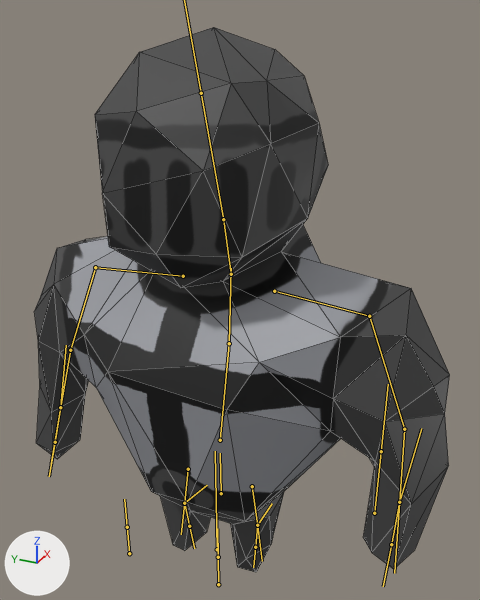
Before and after pictures for a commit that changed the FBX model Assets/Models/Player/Player.fbx.
The view is the same before and after, from a camera (50 mm lens) standing at (-1.848, -0.935, 2.084) and looking at (0.116, -0.051, 1.102). Every picture has the same lights, and +X, +Y and +Z are marked at lower left. Both versions are drawn at frame 1 of the action 'ArmatureHero|HeroAttack.002'; the numbers are the values there. The bones that bend it are drawn over the model as lines. Mesh edges are drawn as thin lines.

Names of what the first picture shows: 'Hero'.
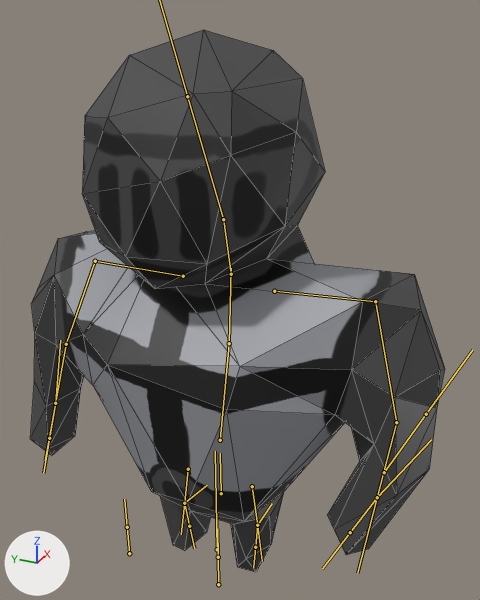
What the commit changed:
Bone 'Hand.001.L' (bone_hand_001_l) turns from (0, 2, 3) to (-5, -11, -5) degrees about its own x, y and z.
Bone 'Hand.002.L' (bone_hand_002_l) turns from (0, 0, 0) to (9, 1, -1) degrees about its own x, y and z.
Bone 'Hand.003.L' (bone_hand_003_l) turns from (0, 0, 0) to (6, 0, 2) degrees about its own x, y and z.
Bone 'Head.001' (bone_head_001) turns from (0, 0, 0) to (-4, -13, 4) degrees about its own x, y and z.
Bone 'Hand.001.R' (bone_hand_001_r) turns from (0, -2, 3) to (5, -1, 3) degrees about its own x, y and z.
Bone 'Hand.002.R' (bone_hand_002_r) turns from (0, 0, 0) to (-3, 0, 0) degrees about its own x, y and z.
Bone 'Hand._IK.L' (bone_hand__ik_l) moves from (0.0, 0.0, 0.0) to (0.074, 0.011, -0.075).
Bone 'Hand._IK.L' (bone_hand__ik_l) turns from (0, 0, 0) to (10, -2, 26) degrees about its own x, y and z.
Bone 'Hand._IK.R' (bone_hand__ik_r) moves from (0.0, 0.0, 0.0) to (0.003, 0.021, 0.037).

Changed parts and their boxes [x1, y1, x2, y2] in the pictures (480 x 600 px):
'Hero', posed: before [34, 27, 450, 572]; after [30, 30, 445, 572]
bone 'Hand.001.L', root to tip: before (274, 291) to (369, 316); after (274, 291) to (375, 301)
bone 'Hand.002.L', root to tip: before (369, 316) to (404, 429); after (375, 301) to (396, 422)
bone 'Hand.003.L', root to tip: before (404, 429) to (399, 502); after (396, 422) to (377, 497)
bone 'Head.001', root to tip: before (223, 219) to (201, 93); after (223, 219) to (187, 96)
bone 'Hand.001.R', root to tip: before (183, 276) to (95, 267); after (183, 276) to (95, 261)
bone 'Hand.002.R', root to tip: before (95, 267) to (70, 350); after (95, 261) to (66, 344)
bone 'Hand._IK.L', root to tip: before (399, 502) to (421, 428); after (377, 497) to (431, 439)
bone 'Hand._IK.R', root to tip: before (60, 407) to (66, 345); after (55, 403) to (60, 340)
